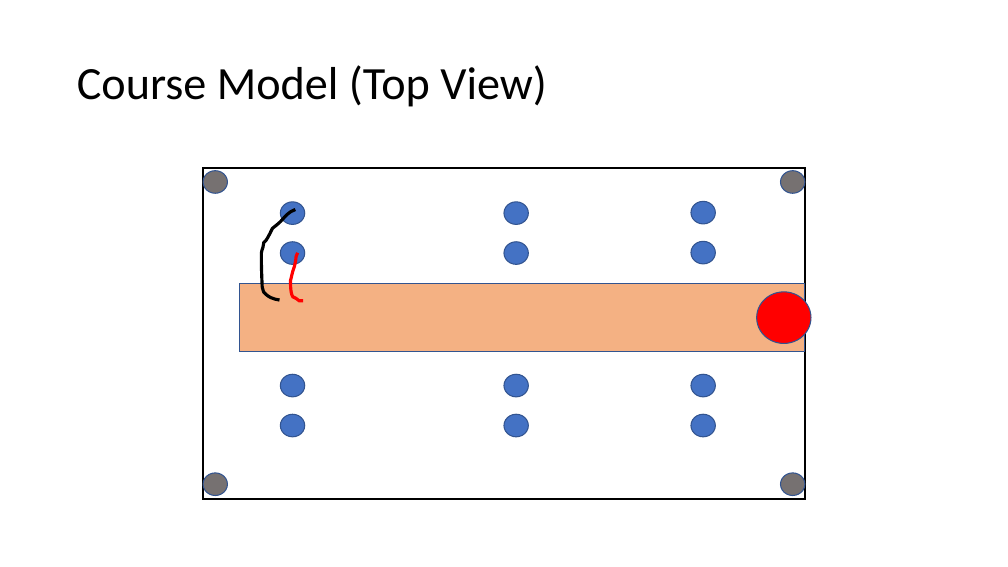
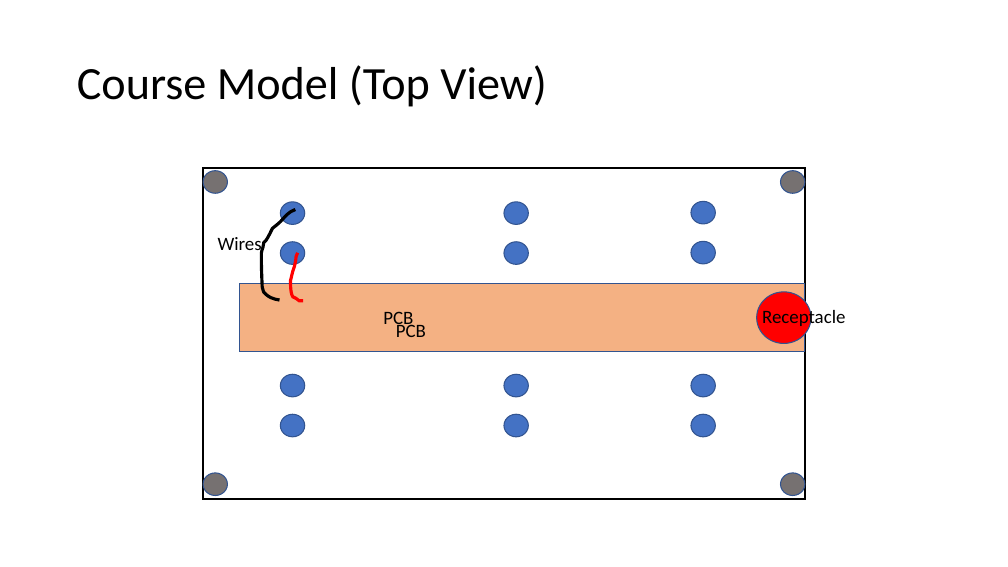
Before and after one commit to mdanderson03/Flexi-TEER, a slide deck: slide 5 of models/Multi Transwell TEER sample Plate.pptx. Drawn at 1008x567 pixels with LibreOffice and Linux fonts; fonts in the diff are those of the drawing. Boxes give left, top, right and bottom in pixels: in the first picture for what was removed or moved away, otherwise in the second. Text is boxed around its words. In the diff, an @@ line names an element or a change of style, - is before the commit and + after.

```diff
--- a/models/Multi Transwell TEER sample Plate.pptx
+++ b/models/Multi Transwell TEER sample Plate.pptx
@@ text added at bbox=[218, 237, 262, 255], 18 pt, text #000000 @@
+Wires
@@ text added at bbox=[383, 311, 413, 330], 18 pt, text #000000 @@
+PCB
@@ text added at bbox=[396, 322, 426, 337], 18 pt, text #000000 @@
+PCB
@@ text added at bbox=[762, 308, 845, 329], 18 pt, text #000000 @@
+Receptacle
```
Also in this commit, not shown: 1 other slide changed.
